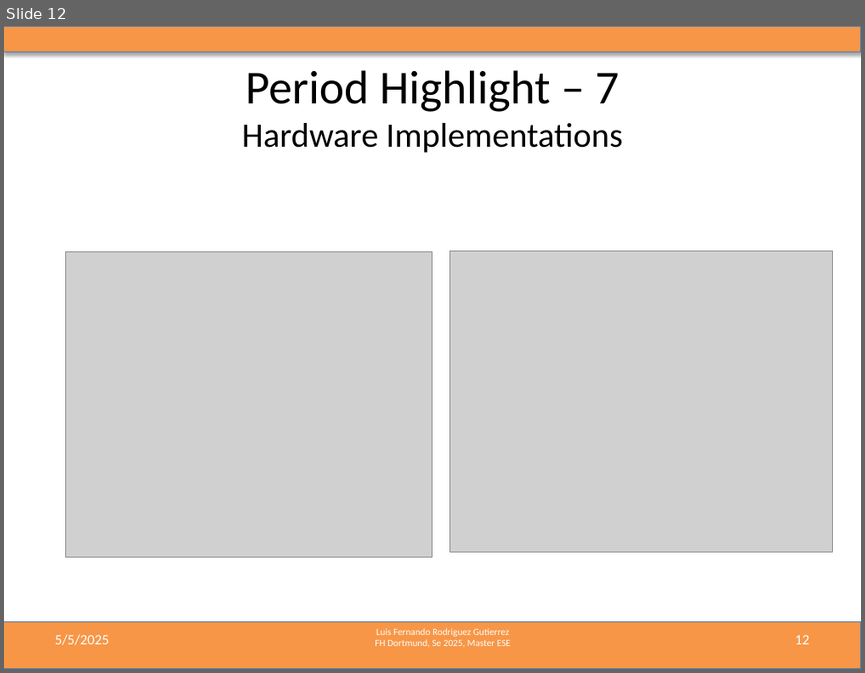
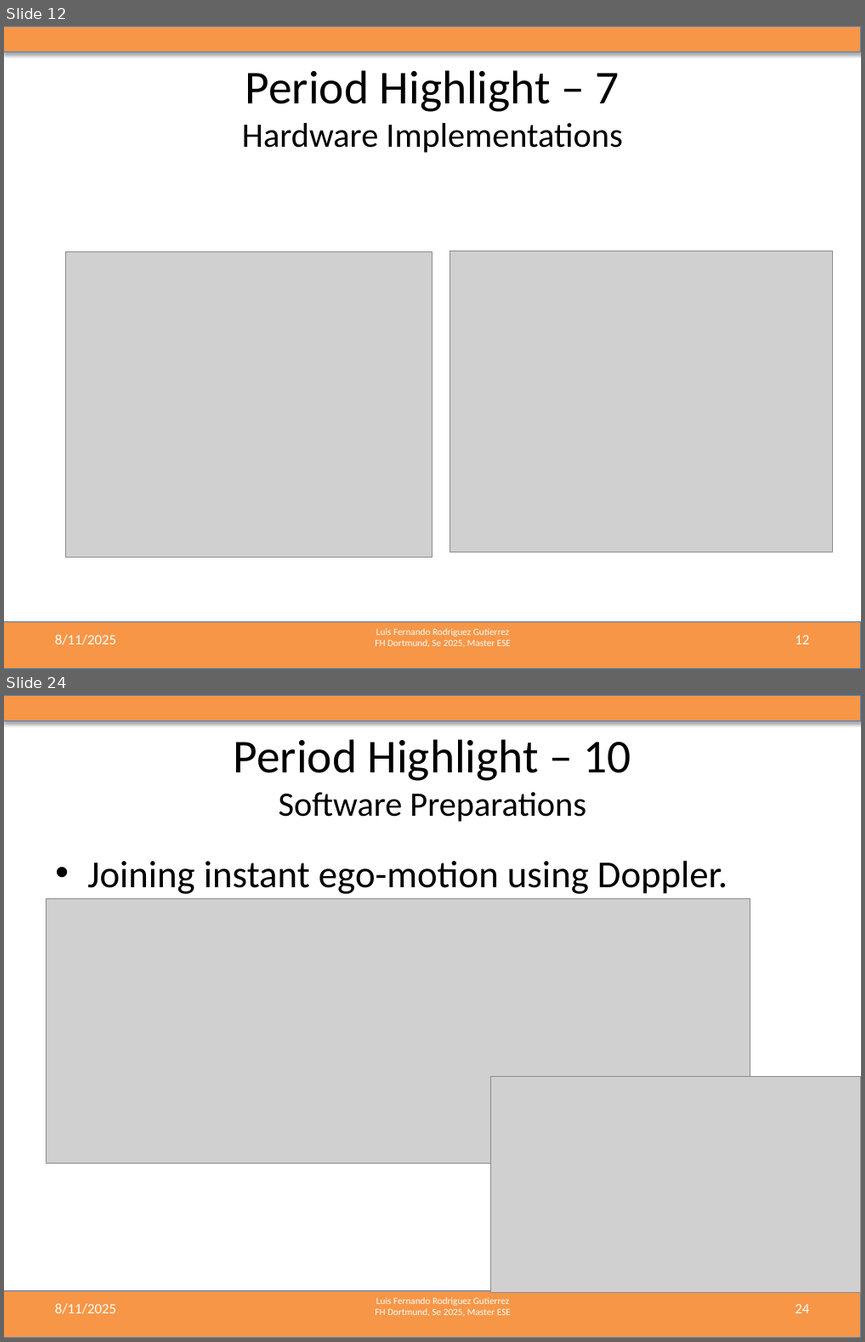
Before and after one commit to LF-RoGu/ResearchProject, a slide deck: 06_PresentationUpdates/Radar_ResearchProject.pptx. Shown one above the other, each under a label of ours: slide 12 before the commit, slides 12 and 24 after it; the slides between them are not shown. The pictures are 865x673 and 865x1342 pixels, drawn with LibreOffice and Linux fonts; fonts in the diff are those of the drawing; grey boxes stand for pictures. Boxes give left, top, right and bottom in pixels: in the first picture for what was removed or moved away, otherwise in the second. Text is boxed around its words. In the diff, an @@ line names an element or a change of style, - is before the commit and + after.

```diff
--- a/06_PresentationUpdates/Radar_ResearchProject.pptx
+++ b/06_PresentationUpdates/Radar_ResearchProject.pptx
@@ slide 24 added at (x1=4, y1=695, x2=861, y2=1338), background #FFFFFF; not listed: 3 template elements that a slide beside it also shows @@
@@ title added at (x1=234, y1=739, x2=630, y2=822), 28.8 pt, text #000000 @@
+Period Highlight – 10
+Software Preparations
@@ text added at (x1=87, y1=861, x2=727, y2=894), 32 pt, text #000000 @@
+• Joining instant ego-motion using Doppler.
@@ picture added at (x1=46, y1=898, x2=749, y2=1162) @@
@@ picture added at (x1=491, y1=1077, x2=861, y2=1293) @@
@@ text added at (x1=55, y1=1303, x2=116, y2=1314), 12 pt, text #FFFFFF @@
+8/11/2025
@@ page number added at (x1=794, y1=1304, x2=809, y2=1313), 12 pt, text #FFFFFF @@
+24
@@ slide 12 changed as well @@
@@ text at (x1=55, y1=634, x2=116, y2=645): text changed @@
-5/5/2025
+8/11/2025
```
Also in this commit, not shown: 13 other slides changed, 14 other slides added.
